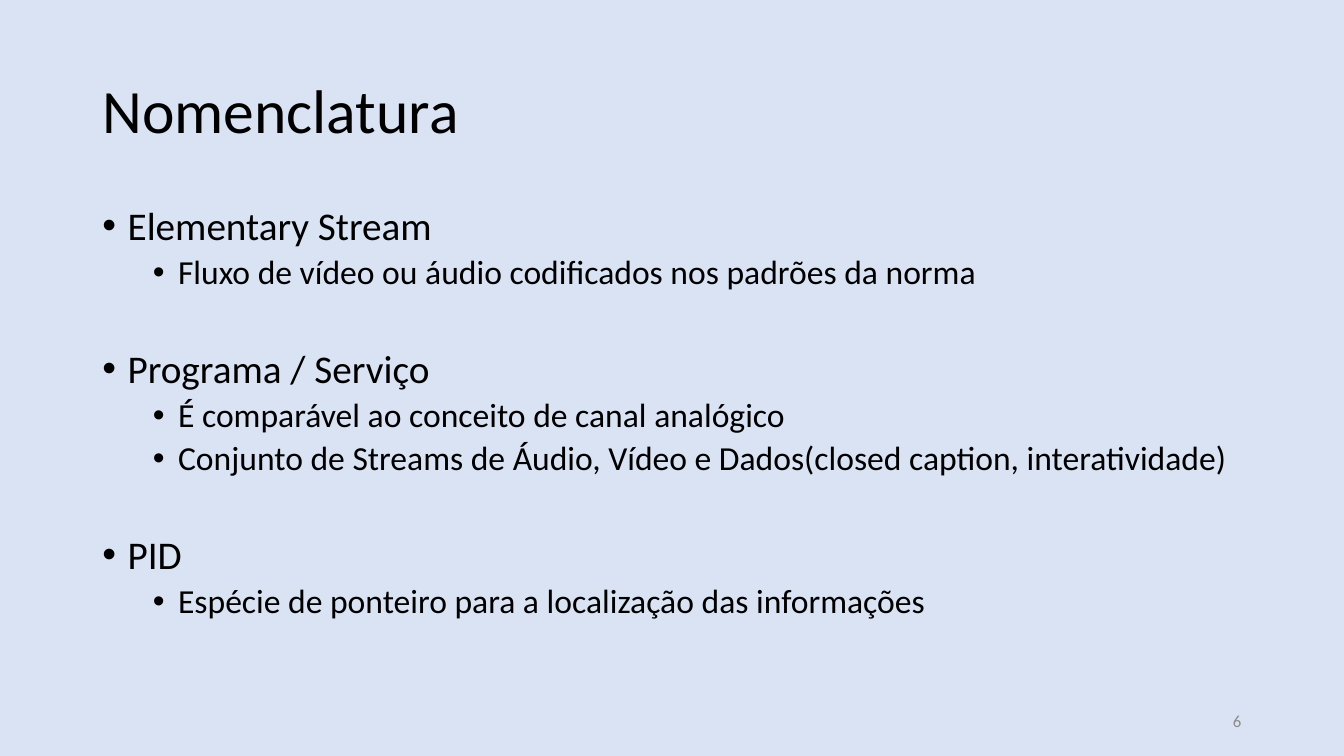
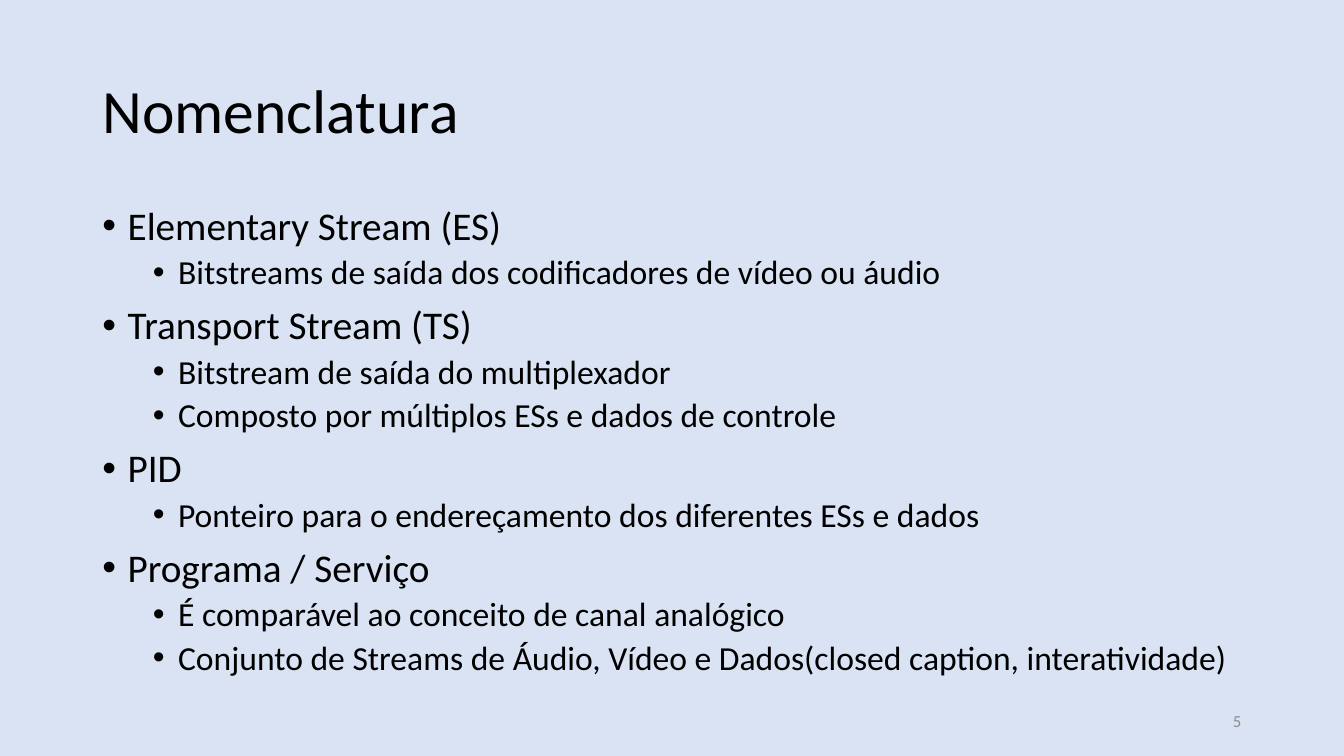
Before and after one commit to nasall2/TCC, a slide deck: slide 5 of relatorio/abntex2-modelos-1.9.2/figuras/apresentacao.pptx (slide 6 before the commit). Drawn at 1344x756 pixels with LibreOffice and Linux fonts; fonts in the diff are those of the drawing. Boxes give left, top, right and bottom in pixels: in the first picture for what was removed or moved away, otherwise in the second. Text is boxed around its words. In the diff, an @@ line names an element or a change of style, - is before the commit and + after.

```diff
--- a/relatorio/abntex2-modelos-1.9.2/figuras/apresentacao.pptx
+++ b/relatorio/abntex2-modelos-1.9.2/figuras/apresentacao.pptx
@@ text at <box>128,211,979,533</box>: text changed @@
-• Elementary Stream
-  • Fluxo de vídeo ou áudio codificados nos padrões da norma
+• Elementary Stream (ES)
+  • Bitstreams de saída dos codificadores de vídeo ou áudio
+• Transport Stream (TS)
+  • Bitstream de saída do multiplexador
+  • Composto por múltiplos ESs e dados de controle
+• PID
+  • Ponteiro para o endereçamento dos diferentes ESs e dados
@@ text at <box>128,544,925,619</box>: paragraphs removed @@
-• PID
-  • Espécie de ponteiro para a localização das informações
@@ page number at <box>1233,716,1241,727</box>: text changed @@
-6
+5
```
Also in this commit, not shown: 10 other slides changed, 20 slides added, 7 slides removed, 1 other file.
